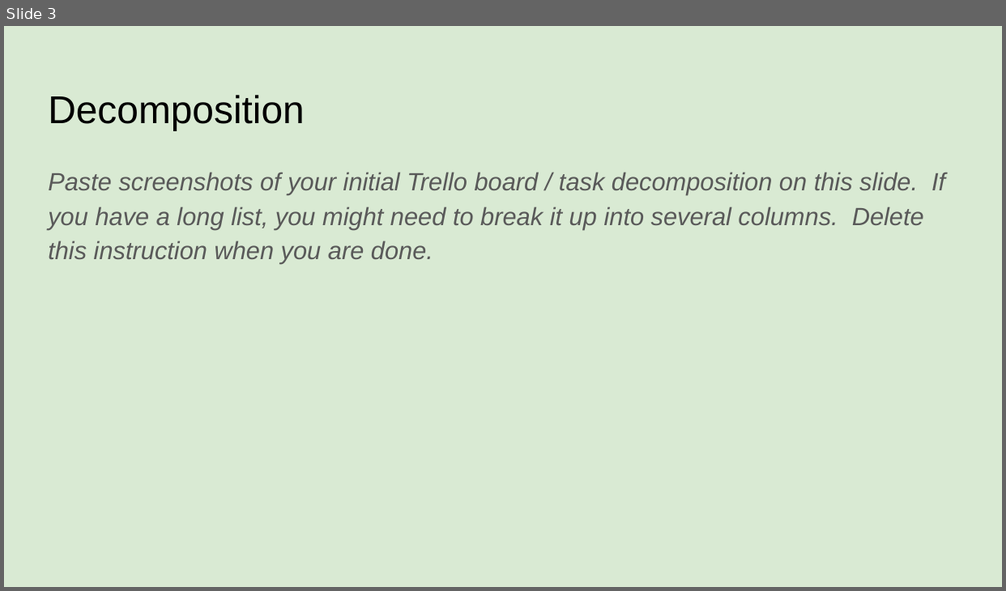
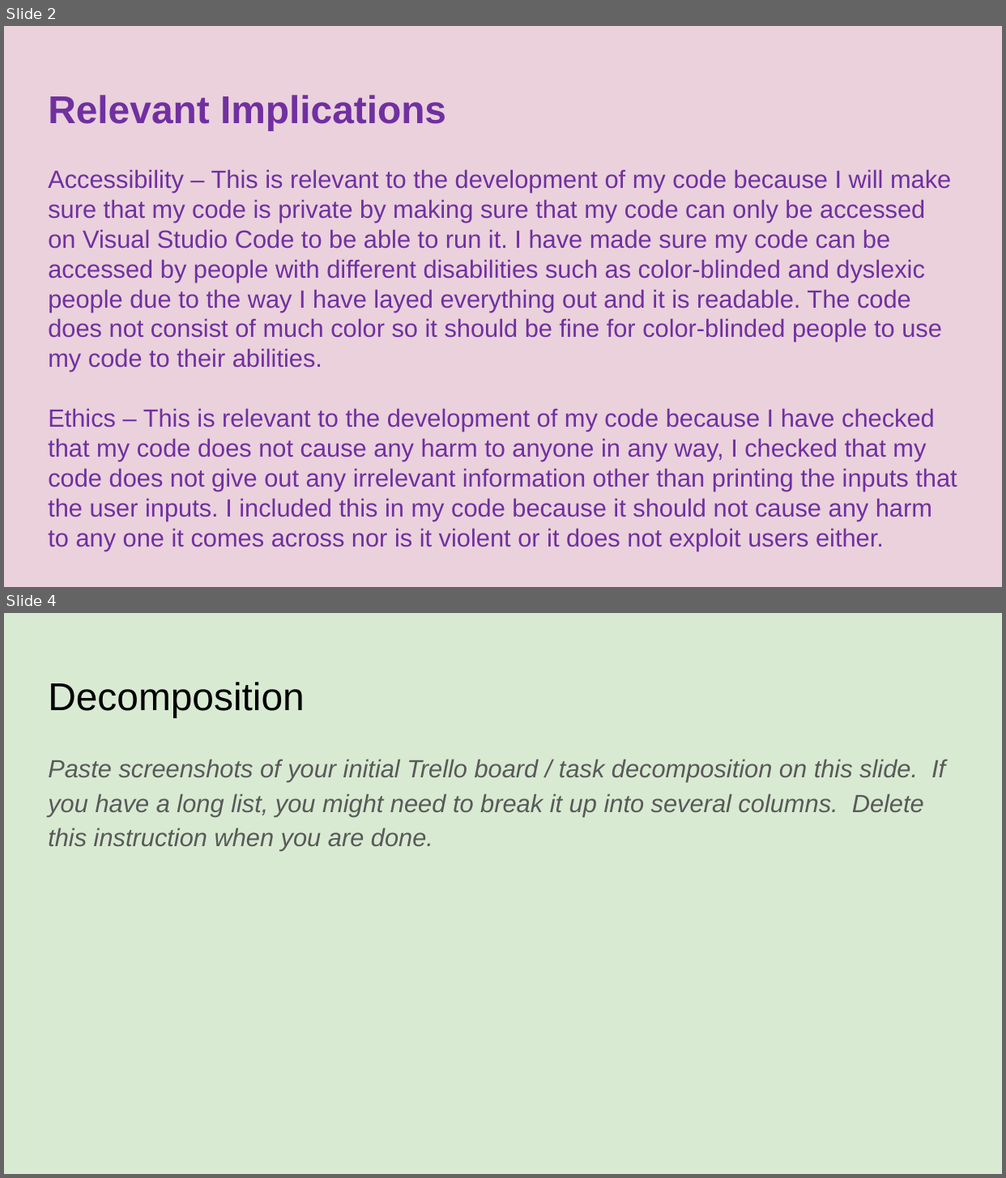
Before and after one commit to 21308/AS91896---AS91897, a slide deck: 000_91896 _ 91897 Documentation.pptx. Shown one above the other, each under a label of ours: slide 3 before the commit, slides 2 and 4 after it; the slides between them are not shown. The pictures are 1006x591 and 1006x1178 pixels, drawn with LibreOffice and Linux fonts; fonts in the diff are those of the drawing. Boxes give left, top, right and bottom in pixels: in the first picture for what was removed or moved away, otherwise in the second. Text is boxed around its words. In the diff, an @@ line names an element or a change of style, - is before the commit and + after.

```diff
--- a/000_91896 _ 91897 Documentation.pptx
+++ b/000_91896 _ 91897 Documentation.pptx
@@ slide 2 added at (4, 26, 1002, 587), background #EAD1DC @@
@@ title added at (48, 95, 446, 130), 28 pt, text #7030A0, bold @@
+Relevant Implications
@@ text added at (48, 169, 957, 552), 18 pt, text #7030A0 @@
+Accessibility – This is relevant to the development of my code because I will make sure that my code is private by making sure that my code can only be accessed on Visual Studio Code to be able to run it. I have made sure my code can be accessed by people with different disabilities such as color-blinded and dyslexic people due to the way I have layed everything out and it is readable. The code does not consist of much color so it should be fine for color-blinded people to use my code to their abilities.
+Ethics – This is relevant to the development of my code because I have checked that my code does not cause any harm to anyone in any way, I checked that my code does not give out any irrelevant information other than printing the inputs that the user inputs. I included this in my code because it should not cause any harm to any one it comes across nor is it violent or it does not exploit users either.
@@ what was slide 3 is now slide 4 @@
```
Also in this commit, not shown: 1 slide changed, 1 other slide added, 1 slide removed, 2 other files.
